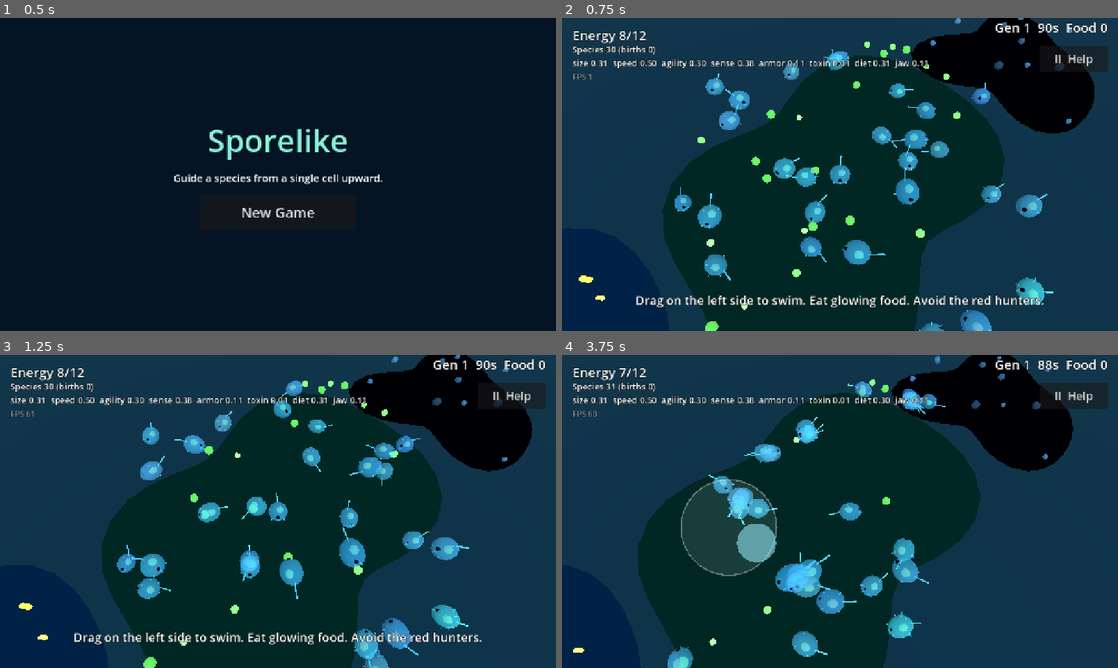
Above: before the commit, frames 1-4 (two rows, left to right).
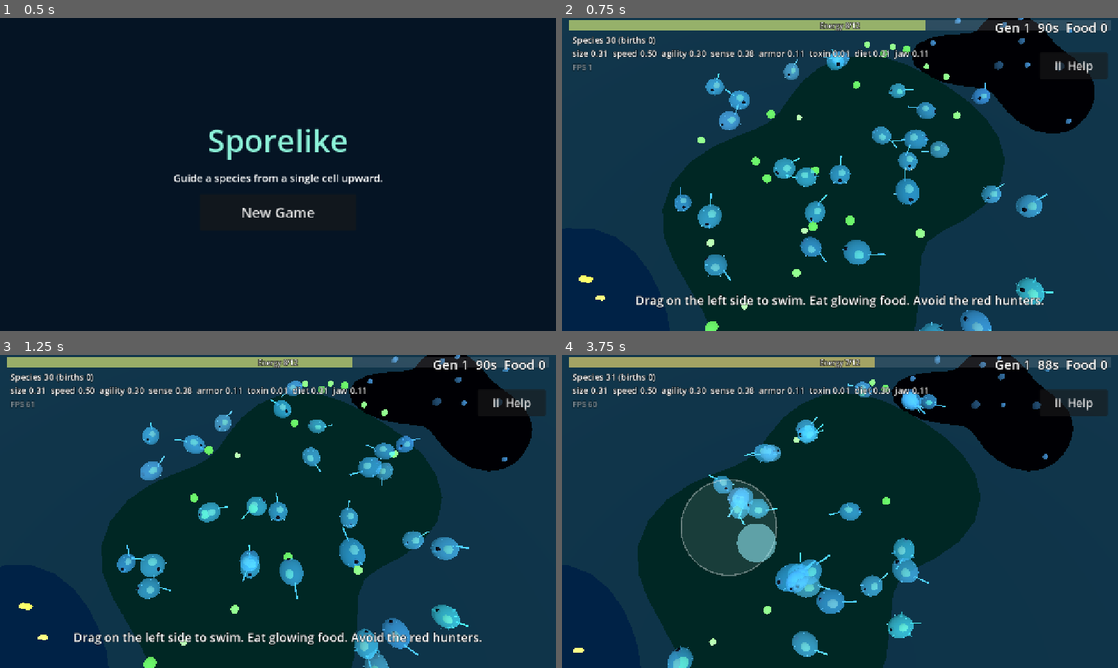
Above: after the commit, the same moments.

Repository: drag0nblad3/Sporelike-
Game: Godot game, scene res://scenes/main.tscn
Two runs of this game, one before a commit and one after it. Both use one fixed random seed, a clock stepped at 60 frames per second and the inputs below.
Inputs (mouse positions are in pixels of both pictures, inside the frame that each line leads up to):
- Up to frame 1 (0.5 s): no input
- Up to frame 2 (0.75 s): click "New Game" at 0.5 s
- Up to frame 3 (1.25 s): no input
- Up to frame 4 (3.75 s): click "II Help" at 1.25 s; click "Resume" at 2 s; move the mouse to (962, 495) at 2.77 s; hold Right (ui_right) 2.78-3.5 s; click (962, 495) at 2.92 s; drag from (728, 527) to (812, 574) at 3.52 s

Frame 1 is identical in both runs. In frame 2, 5.5% of the frame differs, in the area x 1-99%, y 0-20%; in frame 3, 5.5%; in frame 4, 5.7%.

Commit message:
Explained upgrades, branching body parts, hard-times efficiency, energy bar
Mutation buttons now say what they do. Pushing a trait far enough unlocks
branching features offered as choices: grabbing cilia (agility), tail bud
(speed), eye cluster (sense), and fat store (any time) which lets cells eat
past full. After a bad generation every member grows more efficient, up to
30% less upkeep. The HUD shows energy as a bar across the top that empties
as it burns, with stored food as a gold bar over it. Cells show tail buds,
extra cilia and fat droplets.

Co-Authored-By: Claude Opus 5.5 <noreply@anthropic.com>
Claude-Session: https://claude.ai/code/session_01LRZhwzL1ScNEsSmFRd9Hjh

Diff:
--- /dev/null
+++ b/scripts/core/feature.gd
@@ -0,0 +1,44 @@
+class_name Feature
+extends RefCounted
+## Branching upgrades: special body parts a species can grow once a trait is
+## developed enough (or, for storage, at any time). Each has a few levels.
+## Genome reads the levels; this file says what exists and when it unlocks.
+
+## id -> [label, effect text, unlocking trait ("" = always), threshold, max level]
+const ALL := {
+	"grabbing_cilia": ["Grabbing cilia", "Cilia snatch food that is very close", "agility", 0.55, 2],
+	"tail_bud": ["Tail bud", "Grow another tail: faster, costs more energy", "speed", 0.6, 2],
+	"fat_store": ["Fat store", "Store extra food past full", "", 0.0, 3],
+	"eye_cluster": ["Eye cluster", "Spot food from farther away", "sense", 0.6, 2],
+}
+
+
+static func label(id: String) -> String:
+	var row: Array = ALL[id]
+	return row[0]
+
+
+static func effect(id: String) -> String:
+	var row: Array = ALL[id]
+	return row[1]
+
+
+static func max_level(id: String) -> int:
+	var row: Array = ALL[id]
+	return row[4]
+
+
+## Features the species could grow now, given its average traits and the
+## levels a typical member (the template genome) already has.
+static func available(averages: Dictionary, template: Genome) -> Array[String]:
+	var list: Array[String] = []
+	for id in ALL:
+		var row: Array = ALL[id]
+		var needs: String = row[2]
+		var threshold: float = row[3]
+		if needs != "" and float(averages.get(needs, 0.0)) < threshold:
+			continue
+		if template.feature(id) >= max_level(id):
+			continue
+		list.append(id)
+	return list
--- a/scripts/core/generation_stats.gd
+++ b/scripts/core/generation_stats.gd
@@ -15,6 +15,8 @@
 var food_eaten := 0
 ## Filled in by Game: how close the species is to its next stage.
 var progress_text := ""
+## Filled in by Game when hard times made the species more efficient.
+var adapt_text := ""
 
 
 ## 0.5x to 2x, growing with how much the player's avatar ate.
--- a/scripts/core/genome.gd
+++ b/scripts/core/genome.gd
@@ -8,6 +8,8 @@
 const MUTATION_STEP := 0.08
 ## Scales energy burned per second by every trait. Lower = slower starvation.
 const UPKEEP_RATE := 0.75
+const FULL_ENERGY := 12.0
+const STORE_PER_LEVEL := 5.0
 ## How far food hardness can exceed the jaw and still be chewed through.
 const CHEW_MARGIN := 0.2
 
@@ -16,6 +18,10 @@
 	"size": 0.3, "speed": 0.5, "agility": 0.3, "sense": 0.4,
 	"armor": 0.1, "toxin": 0.0, "diet": 0.3, "jaw": 0.1,
 }
+## Branching upgrades (see Feature): id -> level. Inherited unchanged.
+var features := {}
+## 0..1, hidden: grows when generations go badly; lowers upkeep up to 30%.
+var efficiency := 0.0
 
 
 ## Average of each trait across several genomes (all zeros when empty).
@@ -38,17 +44,41 @@
 	for t in TRAITS:
 		if data.has(t):
 			g.values[t] = clampf(float(data[t]), 0.0, 1.0)
+	var saved_features: Dictionary = data.get("features", {})
+	for id in saved_features:
+		if Feature.ALL.has(id):
+			g.features[id] = int(saved_features[id])
+	g.efficiency = clampf(float(data.get("efficiency", 0.0)), 0.0, 1.0)
 	return g
 
 
 func to_dict() -> Dictionary:
-	return values.duplicate()
+	var data := values.duplicate()
+	data["features"] = features.duplicate()
+	data["efficiency"] = efficiency
+	return data
 
 
 func copy() -> Genome:
 	var g := Genome.new()
 	g.values = values.duplicate()
+	g.features = features.duplicate()
+	g.efficiency = efficiency
 	return g
+
+
+func feature(id: String) -> int:
+	return features.get(id, 0)
+
+
+## Most energy this body can hold: a full stomach plus any fat store.
+func max_energy() -> float:
+	return FULL_ENERGY + STORE_PER_LEVEL * feature("fat_store")
+
+
+## Extra eating reach from grabbing cilia.
+func grab_reach() -> float:
+	return 0.5 * feature("grabbing_cilia")
 
 
 ## A child genome: each trait has a chance to drift a little up or down.
@@ -71,7 +101,7 @@
 ## Armor plates and a twitchy, agile body both cost top speed.
 func max_speed() -> float:
 	return lerpf(2.5, 8.0, value_of("speed")) * lerpf(1.0, 0.7, value_of("armor")) \
-		* lerpf(1.0, 0.85, value_of("agility"))
+		* lerpf(1.0, 0.85, value_of("agility")) * (1.0 + 0.12 * feature("tail_bud"))
 
 
 ## How hard the cell can push: high agility means quick starts and turns.
@@ -84,7 +114,7 @@
 
 
 func sense_range() -> float:
-	return lerpf(3.0, 12.0, value_of("sense"))
+	return lerpf(3.0, 12.0, value_of("sense")) * (1.0 + 0.25 * feature("eye_cluster"))
 
 
 ## Chance (0..1) to survive a predator's bite.
@@ -101,8 +131,10 @@
 func upkeep() -> float:
 	var cost := 0.25 + 0.35 * value_of("size") + 0.3 * value_of("speed") \
 		+ 0.2 * value_of("agility") + 0.2 * value_of("sense") + 0.15 * value_of("armor") \
-		+ 0.35 * value_of("toxin") + 0.2 * value_of("jaw")
-	return cost * UPKEEP_RATE
+		+ 0.35 * value_of("toxin") + 0.2 * value_of("jaw") \
+		+ 0.08 * feature("tail_bud") + 0.04 * feature("fat_store") \
+		+ 0.04 * feature("grabbing_cilia") + 0.04 * feature("eye_cluster")
+	return cost * UPKEEP_RATE * lerpf(1.0, 0.7, efficiency)
 
 
 ## Whether the jaw is strong enough for food of this hardness.
--- /dev/null
+++ b/scripts/core/hardship.gd
@@ -0,0 +1,26 @@
+class_name Hardship
+extends RefCounted
+## Keeps a struggling game going: after a bad generation (the species
+## shrank a lot, or the player starved) every member becomes a little more
+## efficient, burning less energy, up to 30% less in all.
+
+const SHRINK_LIMIT := 0.25
+
+
+## Applies the adaptation if this generation went badly and returns the
+## line for the population screen, or "" if it went fine.
+static func adapt(stats: GenerationStats, genomes: Array[Genome]) -> String:
+	var lost := 0.0
+	if stats.start_population > 0:
+		lost = clampf(1.0 - float(stats.end_population) / stats.start_population, 0.0, 1.0)
+	if lost < SHRINK_LIMIT and stats.ended_by != "starved":
+		return ""
+	var gain := 0.08 + 0.12 * lost
+	var total := 0.0
+	for g in genomes:
+		g.efficiency = minf(g.efficiency + gain, 1.0)
+		total += g.efficiency
+	if genomes.is_empty():
+		return ""
+	var saved := roundi(total / genomes.size() * 30.0)
+	return "Hard times: your species adapted and now burns %d%% less energy" % saved
--- a/scripts/core/mutation_choice.gd
+++ b/scripts/core/mutation_choice.gd
@@ -1,7 +1,7 @@
 class_name MutationChoice
 extends RefCounted
-## A nudge to one trait that the player can encourage across the whole
-## species between generations.
+## One upgrade the player can encourage across the whole species between
+## generations: a nudge to a trait, or a new level of a branching Feature.
 
 const STEP := 0.05
 const LABELS := {
@@ -14,27 +14,64 @@
 	"diet": ["Eat more meat", "Eat more plants"],
 	"jaw": ["Stronger jaw", "Weaker jaw"],
 }
+## What each nudge does, for the button's second line.
+const EFFECTS := {
+	"size": ["Longer reach, chews faster, turns slower", "Turns faster, burns less"],
+	"speed": ["Swims faster", "Burns less energy"],
+	"agility": ["Speeds up and turns faster", "Burns less energy"],
+	"sense": ["Notices food and hunters farther away", "Burns less energy"],
+	"armor": ["Deflects more bites, a bit slower", "Faster, burns less"],
+	"toxin": ["Stings hunters that bite", "Burns less energy"],
+	"diet": ["More energy from meat, less from plants", "More from plants, less from meat"],
+	"jaw": ["Cracks tougher food", "Burns less energy"],
+}
+## Chance one of the choices is a branching feature, when any is available.
+const FEATURE_CHANCE := 0.6
 
 var trait_name := ""
 var direction := 1.0
+## Set instead of trait_name for a branching upgrade.
+var feature_id := ""
 
 
 func label() -> String:
+	if feature_id != "":
+		return "New: " + Feature.label(feature_id)
 	var pair: Array = LABELS[trait_name]
 	return pair[0] if direction > 0.0 else pair[1]
 
 
+func effect() -> String:
+	if feature_id != "":
+		return Feature.effect(feature_id)
+	var pair: Array = EFFECTS[trait_name]
+	return pair[0] if direction > 0.0 else pair[1]
+
+
 func apply_to(genome: Genome, influence: float) -> void:
+	if feature_id != "":
+		var level := mini(genome.feature(feature_id) + 1, Feature.max_level(feature_id))
+		genome.features[feature_id] = level
+		return
 	var value: float = genome.values[trait_name]
 	genome.values[trait_name] = clampf(value + STEP * influence * direction, 0.0, 1.0)
 
 
-## A few different traits, each nudged up (usually) or down.
-static func roll(rng: RandomNumberGenerator, count: int) -> Array[MutationChoice]:
+## A few different choices: trait nudges (usually up), and sometimes one
+## branching feature the species has unlocked.
+static func roll(rng: RandomNumberGenerator, count: int, averages: Dictionary,
+		template: Genome) -> Array[MutationChoice]:
 	var names: Array = Genome.TRAITS.duplicate()
 	names.shuffle()
 	var picks: Array[MutationChoice] = []
-	for i in mini(count, names.size()):
+	var unlocked := Feature.available(averages, template)
+	if not unlocked.is_empty() and rng.randf() < FEATURE_CHANCE:
+		var f := MutationChoice.new()
+		f.feature_id = unlocked[rng.randi() % unlocked.size()]
+		picks.append(f)
+	for i in names.size():
+		if picks.size() >= count:
+			break
 		var c := MutationChoice.new()
 		c.trait_name = names[i]
 		c.direction = 1.0 if rng.randf() < 0.7 else -1.0
--- a/scripts/creatures/organism.gd
+++ b/scripts/creatures/organism.gd
@@ -6,7 +6,6 @@
 signal died(organism: Organism, cause: String)
 signal ate(amount: float)
 
-const MAX_ENERGY := 12.0
 
 var genome: Genome
 var energy := 6.0
@@ -60,7 +59,7 @@
 
 
 func eat(amount: float) -> void:
-	energy = minf(energy + amount, MAX_ENERGY)
+	energy = minf(energy + amount, genome.max_energy())
 	ate.emit(amount)
 
 
--- a/scripts/creatures/organism_visual.gd
+++ b/scripts/creatures/organism_visual.gd
@@ -4,7 +4,7 @@
 ## idle wobble and tail wiggle.
 
 var _body: MeshInstance3D
-var _tail_pivot: Node3D
+var _tails: Array[Node3D] = []
 var _time := 0.0
 
 
@@ -20,12 +20,23 @@
 	_body.add_child(nucleus)
 
 	add_child(VisualParts.spikes(int(round(genome.value_of("armor") * 10.0)), tint))
-	add_child(VisualParts.cilia(int(round(genome.value_of("agility") * 16.0)), tint))
+	var hairs := int(round(genome.value_of("agility") * 16.0)) + 8 * genome.feature("grabbing_cilia")
+	add_child(VisualParts.cilia(hairs, tint))
+	# Fat store: golden droplets inside the body, one per level.
+	for i in genome.feature("fat_store"):
+		var drop := VisualParts.sphere(0.18, Color(1.0, 0.8, 0.3), 0.5)
+		drop.position = Vector3(-0.25 + 0.2 * i, 0.15, 0.25 - 0.1 * i)
+		_body.add_child(drop)
 	add_child(VisualParts.eye(lerpf(0.12, 0.3, genome.value_of("sense"))))
 	if genome.value_of("jaw") > 0.25:
 		add_child(VisualParts.jaws(genome.value_of("jaw")))
-	_tail_pivot = VisualParts.tail(lerpf(0.6, 1.8, genome.value_of("speed")), tint)
-	add_child(_tail_pivot)
+	# The main tail, plus a bud tail on alternating sides per tail_bud level.
+	var length := lerpf(0.6, 1.8, genome.value_of("speed"))
+	for i in 1 + genome.feature("tail_bud"):
+		var tail := VisualParts.tail(length * (1.0 if i == 0 else 0.75), tint)
+		tail.position.x = 0.0 if i == 0 else (0.35 if i % 2 == 1 else -0.35)
+		add_child(tail)
+		_tails.append(tail)
 
 
 func _process(delta: float) -> void:
@@ -35,4 +46,5 @@
 	var pulse := 1.0 + 0.06 * sin(_time * 4.0)
 	var stretch := 1.0 + speed * 0.04
 	_body.scale = Vector3(pulse / sqrt(stretch), 0.8 / pulse, stretch)
-	_tail_pivot.rotation.y = sin(_time * (6.0 + speed * 2.0)) * 0.45
+	for i in _tails.size():
+		_tails[i].rotation.y = sin(_time * (6.0 + speed * 2.0) + i * 1.3) * 0.45
--- a/scripts/game.gd
+++ b/scripts/game.gd
@@ -149,7 +149,11 @@
 func _on_generation_ended(stats: GenerationStats) -> void:
 	get_tree().paused = true
 	stats.progress_text = progress.summary(progress.add_generation(stats))
-	var choices := MutationChoice.roll(rng, 3)
+	var genomes: Array[Genome] = [director.genome]
+	for member in ecosystem.species:
+		genomes.append(member.genome)
+	stats.adapt_text = Hardship.adapt(stats, genomes)
+	var choices := MutationChoice.roll(rng, 3, ecosystem.trait_averages(), director.genome)
 	screen.open(stats, choices)
 	if smoke_test:
 		screen.call_deferred("_pick", choices[0])
--- a/scripts/player_director.gd
+++ b/scripts/player_director.gd
@@ -48,7 +48,7 @@
 		_has_moved = true
 	player.move_input = input
 	camera.follow(player.position, player.radius(), delta)
-	hud.show_status(player.energy, Organism.MAX_ENERGY)
+	hud.show_status(player.energy, Genome.FULL_ENERGY, player.genome.max_energy())
 
 
 func _on_player_died(_org: Organism, cause: String) -> void:
--- a/scripts/screenshot_tour.gd
+++ b/scripts/screenshot_tour.gd
@@ -17,7 +17,14 @@
 
 
 func _run() -> void:
-	await get_tree().create_timer(1.5).timeout
+	await get_tree().create_timer(1.0).timeout
+	# Show off the branching upgrades and the stored-food bar.
+	var g := game.director.genome.copy()
+	g.features = {"tail_bud": 1, "grabbing_cilia": 1, "fat_store": 2}
+	game.director.retire()
+	game.director.spawn(g, Vector2.ZERO)
+	game.director.player.energy = 17.0
+	await get_tree().create_timer(0.5).timeout
 	await _shoot("play")
 	game.camera.zoom = 6.0
 	await get_tree().create_timer(1.5).timeout
--- /dev/null
+++ b/scripts/ui/energy_bar.gd
@@ -0,0 +1,55 @@
+class_name EnergyBar
+extends Control
+## The starvation timer: a bar across the top of the screen that empties as
+## energy burns. Food stored past full (fat store upgrade) shows as a gold
+## bar laid over it, filling its own capacity from the left.
+
+const HEIGHT := 22.0
+const TRACK := Color(1, 1, 1, 0.12)
+const FULL := Color(0.4, 0.9, 0.5)
+const LOW := Color(0.95, 0.3, 0.25)
+const STORED := Color(1.0, 0.8, 0.25, 0.9)
+
+var _energy := 0.0
+var _full := 12.0
+var _store := 0.0
+var _label: Label
+
+
+func _ready() -> void:
+	set_anchors_and_offsets_preset(Control.PRESET_TOP_WIDE)
+	offset_left = 16.0
+	offset_right = -16.0
+	offset_top = 6.0
+	offset_bottom = 6.0 + HEIGHT
+	mouse_filter = Control.MOUSE_FILTER_IGNORE
+	_label = Label.new()
+	_label.set_anchors_and_offsets_preset(Control.PRESET_FULL_RECT)
+	_label.horizontal_alignment = HORIZONTAL_ALIGNMENT_CENTER
+	_label.vertical_alignment = VERTICAL_ALIGNMENT_CENTER
+	_label.add_theme_font_size_override("font_size", 16)
+	_label.add_theme_color_override("font_outline_color", Color(0, 0, 0, 0.9))
+	_label.add_theme_constant_override("outline_size", 5)
+	add_child(_label)
+
+
+## energy: current; full: a full stomach; most: full plus storage capacity.
+func show_energy(energy: float, full: float, most: float) -> void:
+	_energy = energy
+	_full = full
+	_store = maxf(most - full, 0.0)
+	var stored := maxf(energy - full, 0.0)
+	_label.text = "Energy %d/%d" % [ceili(minf(energy, full)), int(full)]
+	if _store > 0.0:
+		_label.text += "   stored %d/%d" % [ceili(stored), int(_store)]
+	queue_redraw()
+
+
+func _draw() -> void:
+	var w := size.x
+	draw_rect(Rect2(0, 0, w, HEIGHT), TRACK)
+	var part := clampf(_energy / _full, 0.0, 1.0)
+	draw_rect(Rect2(0, 0, w * part, HEIGHT), LOW.lerp(FULL, part))
+	if _store > 0.0:
+		var stored := clampf((_energy - _full) / _store, 0.0, 1.0)
+		draw_rect(Rect2(0, 0, w * stored, HEIGHT), STORED)
--- a/scripts/ui/glossary.gd
+++ b/scripts/ui/glossary.gd
@@ -5,8 +5,9 @@
 
 const TEXT := """[font_size=34][b]How it works[/b][/font_size]
 
-[b]Energy[/b]: your fuel. Every trait costs energy each second just to have \
-(its upkeep). Eat to refill it. At zero you starve.
+[b]Energy[/b]: your fuel, shown by the bar across the top. Every trait costs \
+energy each second just to have (its upkeep), so the bar keeps emptying. Eat \
+to refill it. When it runs out you starve.
 
 [font_size=28][b]Traits[/b][/font_size] (0 to 1; higher is stronger but costs more upkeep)
 [b]Size[/b]: a bigger body with a longer reach, but slower to turn.
@@ -54,6 +55,15 @@
 [b]Population screen[/b]: between generations it shows how your species \
 changed and what killed it.
 [b]Mutation choice[/b]: pick a trait to push your whole species toward.
+[b]Upgrades[/b]: each button says what it does. Pushing a trait far enough \
+unlocks new body parts that can appear as choices:
+  [b]Grabbing cilia[/b] (from high agility): snatch food that is very close.
+  [b]Tail bud[/b] (from high speed): grow another tail; faster, but costs more.
+  [b]Eye cluster[/b] (from high sense): spot food from farther away.
+  [b]Fat store[/b] (any time): keep eating past full. Stored food shows as a \
+gold bar over the energy bar and is burned once the stomach runs low.
+[b]Hard times[/b]: after a bad generation (your species shrank a lot, or you \
+starved), your species adapts to burn less energy, so the game keeps going.
 [b]Influence[/b]: the more food you ate this generation, the stronger your choice.
 [b]Multicellular progress[/b]: thriving generations (a big population and \
 plenty of food eaten) move your species toward its next stage, where single \
--- a/scripts/ui/hud.gd
+++ b/scripts/ui/hud.gd
@@ -6,7 +6,7 @@
 var joystick: VirtualJoystick
 var pause_menu: PauseMenu
 
-var _status: Label
+var _energy: EnergyBar
 var _generation: Label
 var _species: Label
 var _debug: Label
@@ -19,12 +19,13 @@
 	joystick = VirtualJoystick.new()
 	add_child(joystick)
 
-	_status = _corner_label(Vector2(24, 18), 30)
-	_species = _corner_label(Vector2(24, 58), 20)
-	_debug = _corner_label(Vector2(24, 122), 18)
+	_energy = EnergyBar.new()
+	add_child(_energy)
+	_species = _corner_label(Vector2(24, 36), 20)
+	_debug = _corner_label(Vector2(24, 100), 18)
 	_debug.modulate = Color(1, 1, 1, 0.5)
 
-	_generation = _corner_label(Vector2(0, 18), 30)
+	_generation = _corner_label(Vector2(0, 34), 30)
 	_generation.set_anchors_and_offsets_preset(Control.PRESET_TOP_RIGHT)
 	_generation.offset_left = -360.0
 	_generation.offset_right = -24.0
@@ -40,8 +41,8 @@
 	pause.set_anchors_and_offsets_preset(Control.PRESET_TOP_RIGHT)
 	pause.offset_left = -180.0
 	pause.offset_right = -24.0
-	pause.offset_top = 64.0
-	pause.offset_bottom = 124.0
+	pause.offset_top = 80.0
+	pause.offset_bottom = 140.0
 	add_child(pause)
 	pause_menu = PauseMenu.new()
 	add_child(pause_menu)
@@ -54,8 +55,8 @@
 	_debug.text = "FPS %d" % Engine.get_frames_per_second()
 
 
-func show_status(energy: float, max_energy: float) -> void:
-	_status.text = "Energy %d/%d" % [ceili(energy), int(max_energy)]
+func show_status(energy: float, full: float, most: float) -> void:
+	_energy.show_energy(energy, full, most)
 
 
 func show_generation(number: int, seconds_left: float, food: int) -> void:
--- a/scripts/ui/population_screen.gd
+++ b/scripts/ui/population_screen.gd
@@ -50,6 +50,8 @@
 		stats.food_eaten, stats.influence()], 22)
 	if stats.progress_text != "":
 		_add_label(stats.progress_text, 22)
+	if stats.adapt_text != "":
+		_add_label(stats.adapt_text, 22)
 	_add_label("Encourage a mutation in your species:", 24)
 
 	var row := HBoxContainer.new()
@@ -58,9 +60,10 @@
 	_box.add_child(row)
 	for c in choices:
 		var button := Button.new()
-		button.text = c.label()
-		button.custom_minimum_size = Vector2(250, 80)
-		button.add_theme_font_size_override("font_size", 26)
+		button.text = "%s\n%s" % [c.label(), c.effect()]
+		button.custom_minimum_size = Vector2(300, 110)
+		button.autowrap_mode = TextServer.AUTOWRAP_WORD_SMART
+		button.add_theme_font_size_override("font_size", 22)
 		button.pressed.connect(func() -> void: _pick(c))
 		row.add_child(button)
 	visible = true
--- a/scripts/world/food_field.gd
+++ b/scripts/world/food_field.gd
@@ -7,7 +7,7 @@
 
 const STARTLE_RANGE := 2.5
 ## Organisms are never bigger than this, so it bounds the eating reach.
-const MAX_REACH := 2.5
+const MAX_REACH := 3.5
 
 var rng: RandomNumberGenerator
 var patches: Array[FoodPatch] = []
@@ -99,7 +99,7 @@
 	for item in _grid.near(me, MAX_REACH):
 		if item.is_queued_for_deletion():
 			continue
-		var reach := org.radius() + item.kind.size
+		var reach := org.radius() + item.kind.size + org.genome.grab_reach()
 		if me.distance_squared_to(item.flat_pos()) > reach * reach:
 			continue
 		var crack := org.genome.crack_time(item.hardness)
